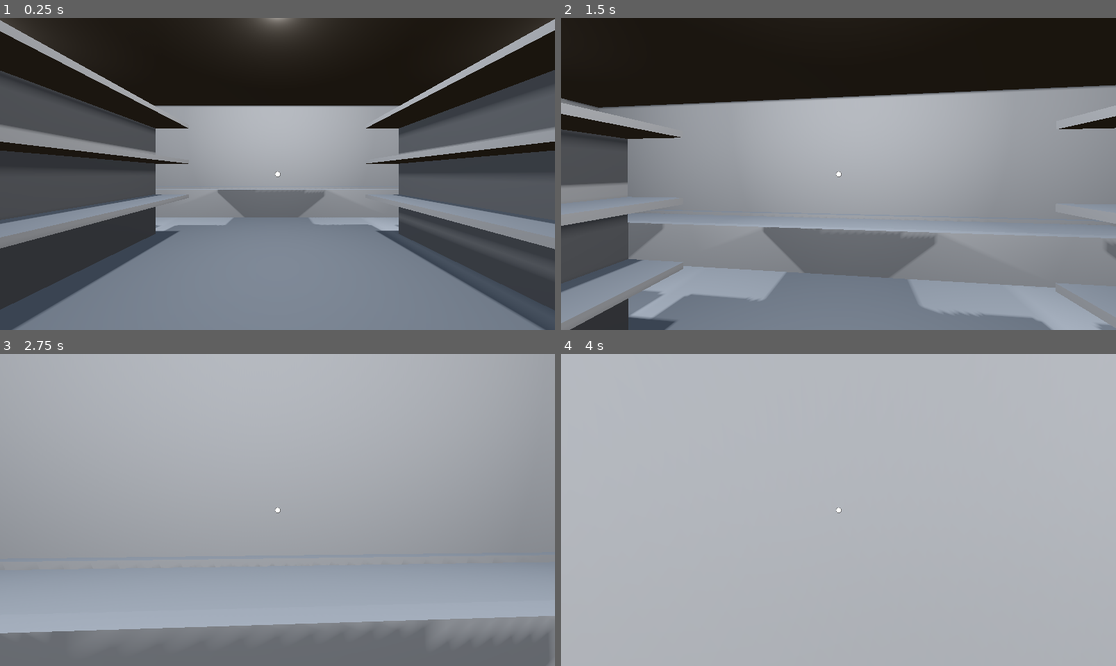
Above: before the commit, frames 1-4 (two rows, left to right).
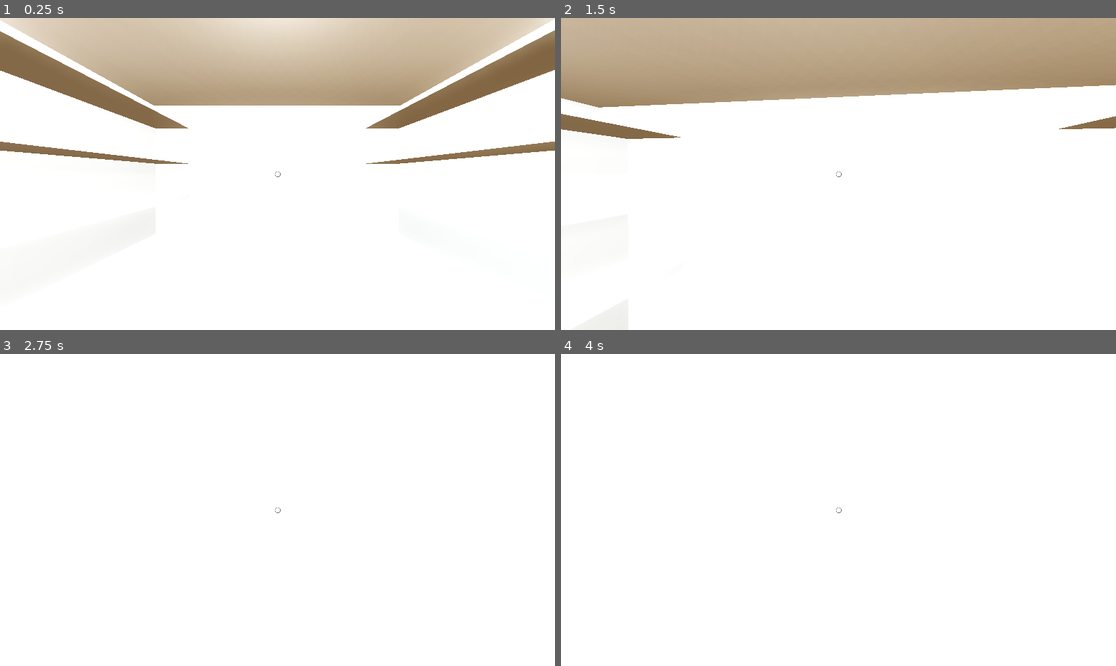
Above: after the commit, the same moments.

Repository: chybby/ldjam53
Game: Godot game, scene res://main.tscn
Same seed, same stepped clock (60 frames per second), same inputs: the game is played once before the commit and once after it.
Inputs (mouse positions are in pixels of both pictures, inside the frame that each line leads up to):
- Up to frame 1 (0.25 s): no input
- Up to frame 2 (1.5 s): tap Enter at 0.5 s; move the mouse to (866, 174) at 0.52 s; press the mouse at (866, 174) at 0.53 s; hold W (move_forward) from 0.53 s (still down); tap Space (jump) at 0.77 s; move the mouse to (810, 174) at 1.27 s; release the mouse at (810, 174) at 1.28 s; tap Shift (sprint) at 1.35 s
- Up to frame 3 (2.75 s): keep holding W (move_forward); tap Space (jump) at 1.52 s; move the mouse to (288, 503) at 2.02 s; press the mouse at (288, 503) at 2.03 s
- Up to frame 4 (4 s): keep holding W (move_forward); move the mouse to (832, 516) at 2.77 s; release the mouse at (832, 516) at 2.78 s; tap Shift (sprint) at 2.85 s; tap Space (jump) at 3.02, 3.77 s; move the mouse to (877, 513) at 3.52 s; press the mouse at (877, 513) at 3.53 s

The runs differ from the first frame. In frame 1, 100% of the frame differs, in the area x 0-100%, y 0-100%; in frame 2, 100%; in frame 3, 100%; in frame 4, 100%.

Commit message:
Changed level layout and some lighting.

Diff:
--- a/level/level.tscn
+++ b/level/level.tscn
@@ -44,10 +44,16 @@
 size = Vector3(16, 5, 1)
 
 [sub_resource type="BoxShape3D" id="BoxShape3D_bgk5q"]
-size = Vector3(20, 1.2, 1)
+size = Vector3(11, 1.2, 1)
 
 [sub_resource type="BoxMesh" id="BoxMesh_4d5bc"]
-size = Vector3(20, 1.2, 1)
+size = Vector3(11, 1.2, 1)
+
+[sub_resource type="BoxShape3D" id="BoxShape3D_wf4s5"]
+size = Vector3(11, 1.5, 1)
+
+[sub_resource type="BoxMesh" id="BoxMesh_yk2dt"]
+size = Vector3(11, 1.5, 1)
 
 [sub_resource type="WorldBoundaryShape3D" id="WorldBoundaryShape3D_t4nq7"]
 plane = Plane(0, -1, 0, 0)
@@ -202,16 +208,28 @@
 mesh = SubResource("BoxMesh_w4waj")
 
 [node name="Counter" type="StaticBody3D" parent="."]
-transform = Transform3D(-1, 0, -8.74228e-08, 0, 1, 0, 8.74228e-08, 0, -1, 0, -1.91875, 9.48857)
+transform = Transform3D(-4.37114e-08, 0, 1, 0, 1, 0, -1, 0, -4.37114e-08, 5.49995, -1.91875, 9.90297)
 collision_layer = 4
 
 [node name="CollisionShape3D" type="CollisionShape3D" parent="Counter"]
-transform = Transform3D(1, 0, 0, 0, 1, 0, 0, 0, 1, 0, 2.5, 0)
+transform = Transform3D(1, 0, 0, 0, 1, 0, 0, 0, 1, 0.180928, 2.5, 0)
 shape = SubResource("BoxShape3D_bgk5q")
 
 [node name="MeshInstance3D" type="MeshInstance3D" parent="Counter"]
-transform = Transform3D(1, 0, 0, 0, 1, 0, 0, 0, 1, 0, 2.5, 0)
+transform = Transform3D(1, 0, 0, 0, 1, 0, 0, 0, 1, 0.25, 2.5, 0)
 mesh = SubResource("BoxMesh_4d5bc")
+
+[node name="TopCounter" type="StaticBody3D" parent="."]
+transform = Transform3D(-4.37114e-08, 0, 1, 0, 1, 0, -1, 0, -4.37114e-08, 5.49995, 1.75521, 9.90297)
+collision_layer = 4
+
+[node name="CollisionShape3D" type="CollisionShape3D" parent="TopCounter"]
+transform = Transform3D(1, 0, 0, 0, 1, 0, 0, 0, 1, 0.180928, 2.5, 0)
+shape = SubResource("BoxShape3D_wf4s5")
+
+[node name="MeshInstance3D" type="MeshInstance3D" parent="TopCounter"]
+transform = Transform3D(1, 0, 0, 0, 1, 0, 0, 0, 1, 0.25, 2.5, 0)
+mesh = SubResource("BoxMesh_yk2dt")
 
 [node name="Ceiling" type="StaticBody3D" parent="."]
 transform = Transform3D(1, 0, 0, 0, 1, 0, 0, 0, 1, 0, 5, 2.5)
@@ -226,34 +244,58 @@
 shape = SubResource("WorldBoundaryShape3D_t4nq7")
 
 [node name="OmniLight3D" type="OmniLight3D" parent="."]
-transform = Transform3D(1, 0, 0, 0, 1, 0, 0, 0, 1, 0, 4.96277, -4.28561)
+transform = Transform3D(1, 0, 0, 0, 1, 0, 0, 0, 1, 0, 4.61425, -3.28561)
+light_energy = 1.502
+light_bake_mode = 1
 shadow_enabled = true
-omni_range = 13.8979
+shadow_opacity = 0.5
+shadow_blur = 2.0
+omni_range = 20.19
 
 [node name="OmniLight3D2" type="OmniLight3D" parent="."]
-transform = Transform3D(1, 0, 0, 0, 1, 0, 0, 0, 1, -6.6495, 4.96277, -4.28561)
+transform = Transform3D(1, 0, 0, 0, 1, 0, 0, 0, 1, -6.6495, 4.61425, -3.28561)
+light_energy = 1.502
+light_bake_mode = 1
 shadow_enabled = true
-omni_range = 13.8979
+shadow_opacity = 0.5
+shadow_blur = 2.0
+omni_range = 20.19
 
 [node name="OmniLight3D3" type="OmniLight3D" parent="."]
-transform = Transform3D(1, 0, 0, 0, 1, 0, 0, 0, 1, 6.90403, 4.96277, -4.28561)
+transform = Transform3D(1, 0, 0, 0, 1, 0, 0, 0, 1, 6.90403, 4.61425, -3.28561)
+light_energy = 1.502
+light_bake_mode = 1
 shadow_enabled = true
-omni_range = 13.8979
+shadow_opacity = 0.5
+shadow_blur = 2.0
+omni_range = 20.19
 
 [node name="OmniLight3D4" type="OmniLight3D" parent="."]
-transform = Transform3D(1, 0, 0, 0, 1, 0, 0, 0, 1, 0, 4.96277, 9.46439)
+transform = Transform3D(1, 0, 0, 0, 1, 0, 0, 0, 1, 0, 4.61425, 9.46439)
+light_energy = 1.502
+light_bake_mode = 1
 shadow_enabled = true
-omni_range = 13.8979
+shadow_opacity = 0.5
+shadow_blur = 2.0
+omni_range = 20.19
 
 [node name="OmniLight3D5" type="OmniLight3D" parent="."]
-transform = Transform3D(1, 0, 0, 0, 1, 0, 0, 0, 1, -6.6495, 4.96277, 9.46439)
+transform = Transform3D(1, 0, 0, 0, 1, 0, 0, 0, 1, -6.6495, 4.61425, 9.46439)
+light_energy = 1.502
+light_bake_mode = 1
 shadow_enabled = true
-omni_range = 13.8979
+shadow_opacity = 0.5
+shadow_blur = 2.0
+omni_range = 20.19
 
 [node name="OmniLight3D6" type="OmniLight3D" parent="."]
-transform = Transform3D(1, 0, 0, 0, 1, 0, 0, 0, 1, 6.90403, 4.96277, 9.46439)
+transform = Transform3D(1, 0, 0, 0, 1, 0, 0, 0, 1, 6.90403, 4.61425, 9.46439)
+light_energy = 1.502
+light_bake_mode = 1
 shadow_enabled = true
-omni_range = 13.8979
+shadow_opacity = 0.5
+shadow_blur = 2.0
+omni_range = 20.19
 
 [node name="PackageSpawnPoint" type="Marker3D" parent="."]
 transform = Transform3D(1, 0, 0, 0, 1, 0, 0, 0, 1, -13.8201, 3.46955, -8.98413)
--- a/main.tscn
+++ b/main.tscn
@@ -11,15 +11,34 @@
 [ext_resource type="PackedScene" uid="uid://dsdesb5wro10h" path="res://player/hud.tscn" id="9_s8eft"]
 
 [sub_resource type="ProceduralSkyMaterial" id="ProceduralSkyMaterial_j6kb4"]
+sky_top_color = Color(0.27451, 0.45098, 0.556863, 1)
+sky_horizon_color = Color(0.635294, 0.670588, 0.529412, 1)
+sky_curve = 0.0832178
+ground_bottom_color = Color(0.207843, 0.176471, 0.137255, 1)
+ground_horizon_color = Color(0.435294, 0.368627, 0.345098, 1)
+ground_curve = 0.0237843
 
 [sub_resource type="Sky" id="Sky_mudlv"]
 sky_material = SubResource("ProceduralSkyMaterial_j6kb4")
 
 [sub_resource type="Environment" id="Environment_lciql"]
 background_mode = 2
+background_energy_multiplier = 2.0
 sky = SubResource("Sky_mudlv")
+ambient_light_source = 3
+reflected_light_source = 2
+tonemap_mode = 3
+ssao_enabled = true
+ssao_radius = 0.39
+sdfgi_bounce_feedback = 0.0
+glow_enabled = true
+glow_hdr_scale = 1.22
+fog_light_energy = 0.0
+adjustment_enabled = true
 
 [sub_resource type="CameraAttributesPractical" id="CameraAttributesPractical_owjb4"]
+dof_blur_far_distance = 6.01
+dof_blur_near_distance = 3.94
 
 [node name="Main" type="Node"]
 process_mode = 3
@@ -41,7 +60,7 @@
 transform = Transform3D(-2.18557e-07, 0, 1, 0, 1, 0, -1, 0, -2.18557e-07, -0.154526, 0, 2.90315)
 
 [node name="PackageSpawnTimer" type="Timer" parent="World"]
-wait_time = 2.0
+wait_time = 5.0
 autostart = true
 
 [node name="GUI" type="Control" parent="."]
--- a/scanner/scanner.tscn
+++ b/scanner/scanner.tscn
@@ -15,6 +15,21 @@
 [sub_resource type="ViewportTexture" id="ViewportTexture_xx3pi"]
 viewport_path = NodePath("Viewport")
 
+[sub_resource type="Animation" id="Animation_n0j4e"]
+length = 0.001
+tracks/0/type = "value"
+tracks/0/imported = false
+tracks/0/enabled = true
+tracks/0/path = NodePath("ScanLight:visible")
+tracks/0/interp = 1
+tracks/0/loop_wrap = true
+tracks/0/keys = {
+"times": PackedFloat32Array(0),
+"transitions": PackedFloat32Array(1),
+"update": 1,
+"values": [false]
+}
+
 [sub_resource type="Animation" id="Animation_v5lxb"]
 resource_name = "scan_light"
 length = 0.25
@@ -29,21 +44,6 @@
 "transitions": PackedFloat32Array(1, 1),
 "update": 1,
 "values": [true, false]
-}
-
-[sub_resource type="Animation" id="Animation_n0j4e"]
-length = 0.001
-tracks/0/type = "value"
-tracks/0/imported = false
-tracks/0/enabled = true
-tracks/0/path = NodePath("ScanLight:visible")
-tracks/0/interp = 1
-tracks/0/loop_wrap = true
-tracks/0/keys = {
-"times": PackedFloat32Array(0),
-"transitions": PackedFloat32Array(1),
-"update": 1,
-"values": [false]
 }
 
 [sub_resource type="AnimationLibrary" id="AnimationLibrary_25b3o"]
--- a/world.gd
+++ b/world.gd
@@ -3,9 +3,16 @@
 var PackageScene = preload("res://package/package.tscn")
 
 @onready var level := $Level
+@onready var package_spawn_timer := $PackageSpawnTimer
+
+var packages_left = 10
 
 func _on_package_spawn_timer_timeout():
     var package := PackageScene.instantiate()
     package.randomize()
     package.position = level.get_package_spawn_position()
     add_child(package)
+
+    packages_left -= 1
+    if packages_left == 0:
+        package_spawn_timer.stop()
Not shown: 1 places in level/level.tscn that only renumber resources
Not shown: 2 places in package/package.tscn that only renumber resources
